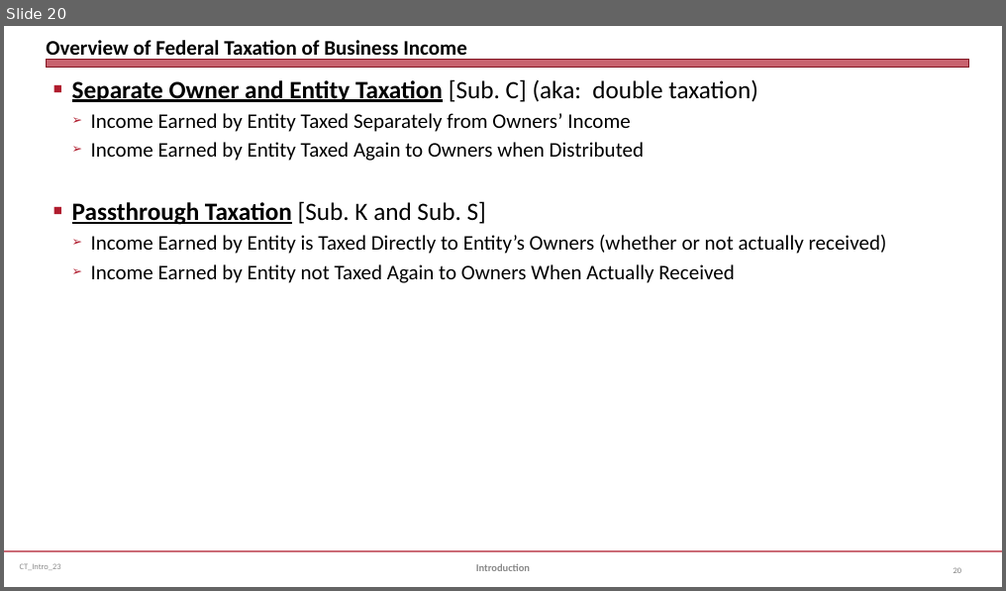
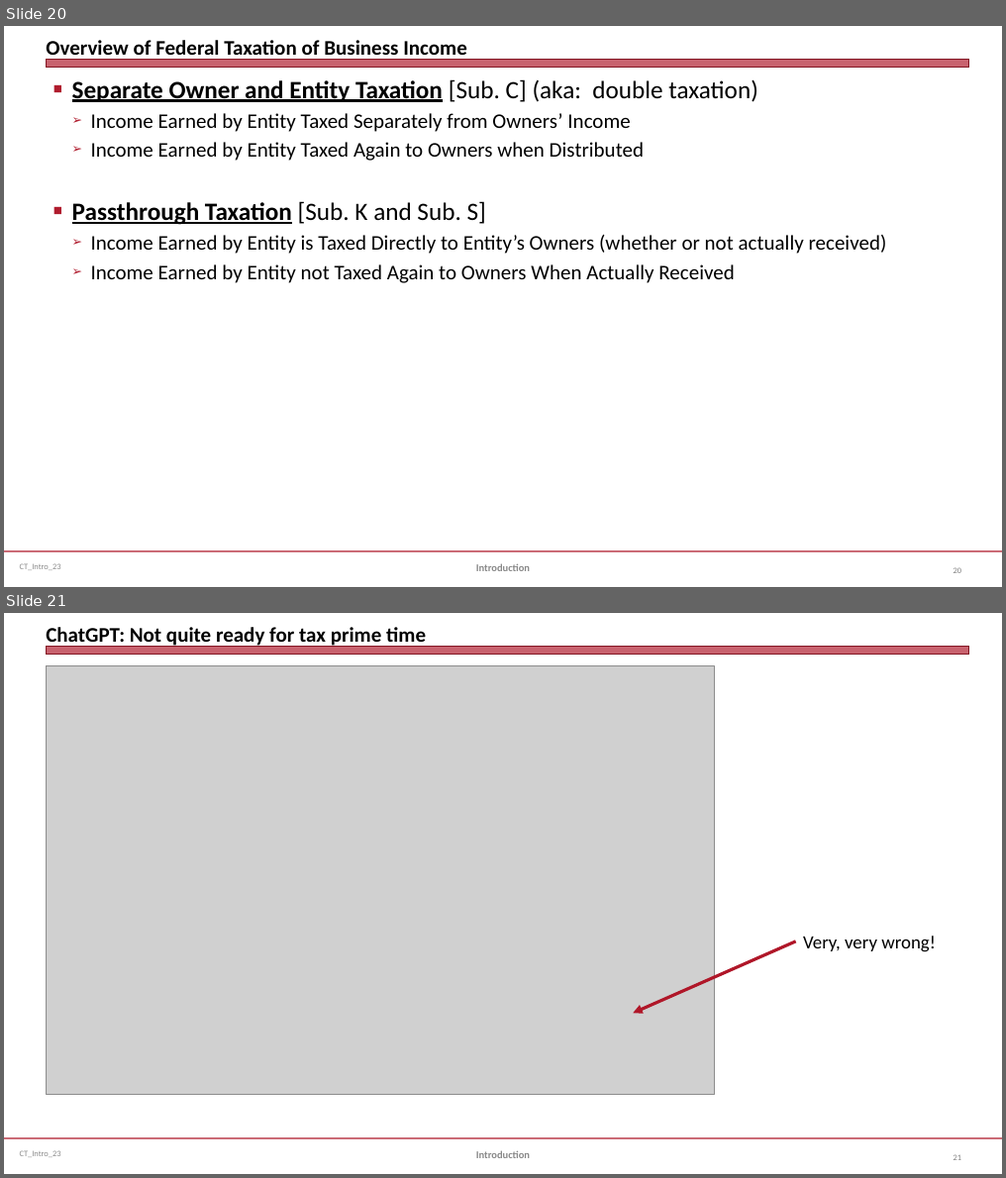
Before and after one commit to jmc877/Corporate-Tax, a slide deck: slides/CT_Intro_23.pptx. Shown one above the other, each under a label of ours: slide 20 before the commit, slides 20 and 21 after it. The pictures are 1006x591 and 1006x1178 pixels, drawn with LibreOffice and Linux fonts; fonts in the diff are those of the drawing; grey boxes stand for pictures. Boxes give left, top, right and bottom in pixels: in the first picture for what was removed or moved away, otherwise in the second. Text is boxed around its words. In the diff, an @@ line names an element or a change of style, - is before the commit and + after.

```diff
--- a/slides/CT_Intro_23.pptx
+++ b/slides/CT_Intro_23.pptx
@@ slide 21 added at <box>4,613,1002,1174</box>, background #FFFFFF; not listed: 3 template elements that a slide beside it also shows @@
@@ title added at <box>46,627,426,648</box>, 20 pt, text #000000, bold @@
+ChatGPT: Not quite ready for tax prime time
@@ picture added at <box>46,666,714,1094</box> @@
@@ text added at <box>803,936,936,953</box>, 18 pt, text #000000 @@
+Very, very wrong!
@@ arrow added from (796, 942) to (633, 1014), #B0182A 3 pt @@
@@ text added at <box>476,1151,530,1158</box>, 10 pt, text #898989, bold @@
+Introduction
@@ page number added at <box>953,1155,961,1160</box>, 8 pt, text #808080 @@
+21
```
Also in this commit, not shown: 3 slides changed, 3 other files.
